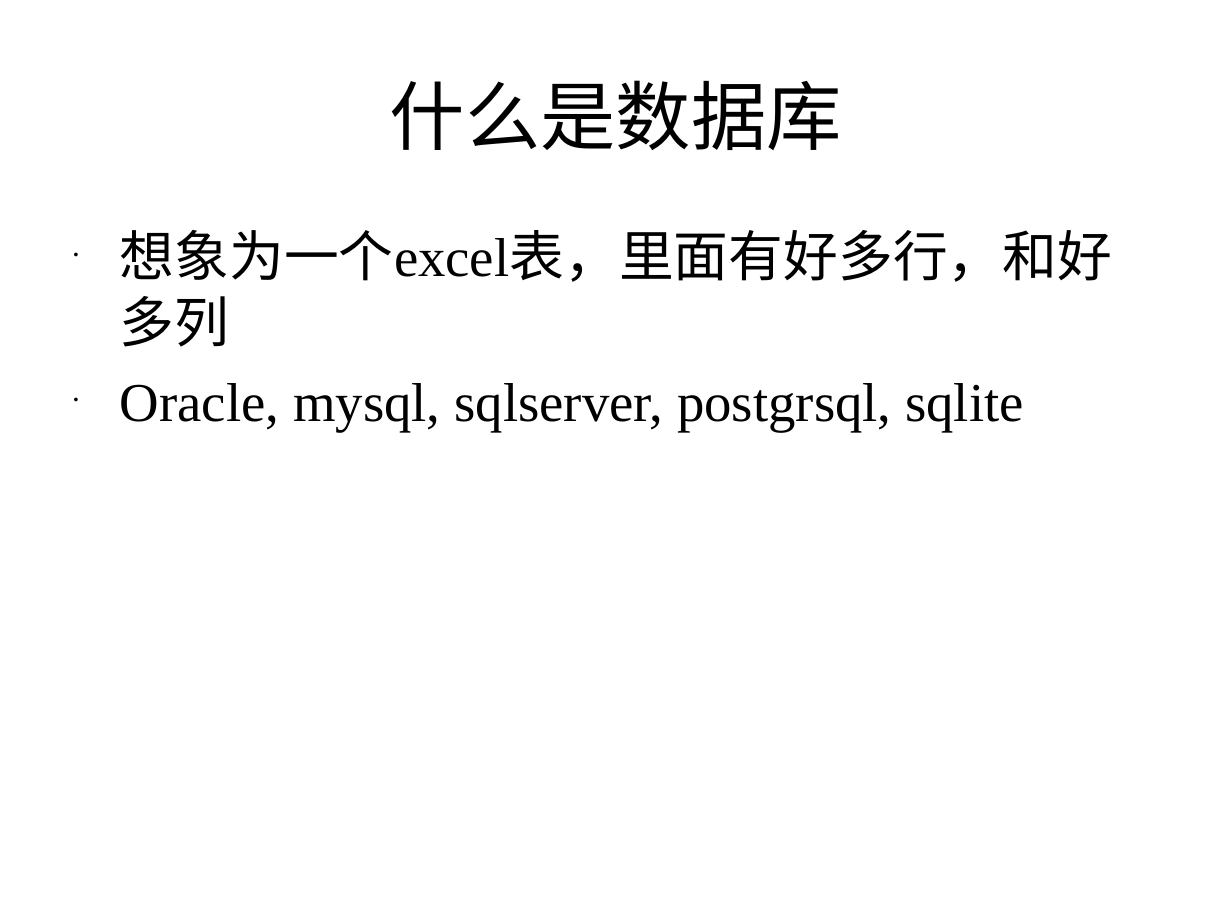
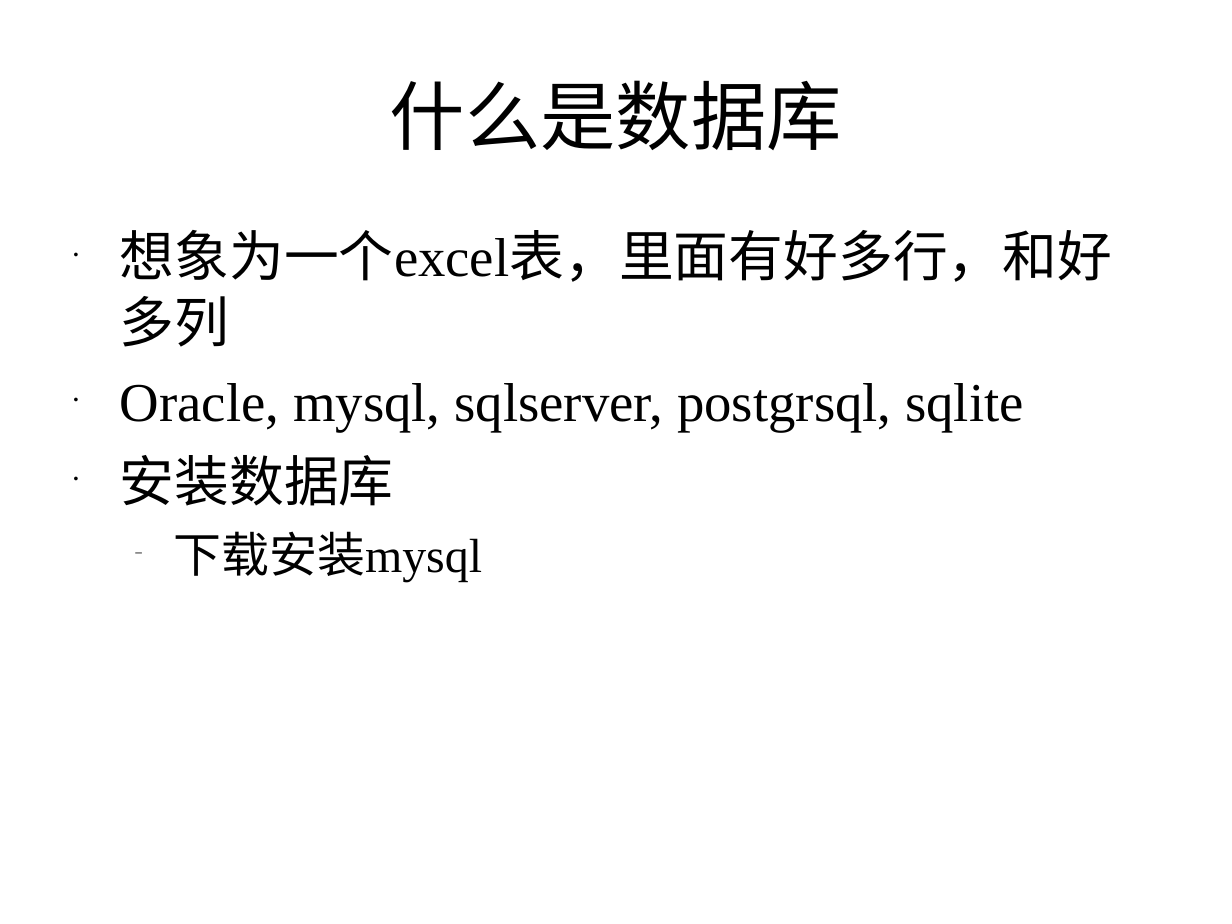
Before and after one commit to zhutao2015/JavaCourse, a slide deck: slide 2 of lesson11/DB.ppt. Drawn at 1232x924 pixels with LibreOffice and Linux fonts; fonts in the diff are those of the drawing. Boxes give left, top, right and bottom in pixels: in the first picture for what was removed or moved away, otherwise in the second. Text is boxed around its words. In the diff, an @@ line names an element or a change of style, - is before the commit and + after.

```diff
--- a/lesson11/DB.ppt
+++ b/lesson11/DB.ppt
@@ text at (120, 455, 482, 583): paragraphs added @@
+• 安装数据库
+  – 下载安装mysql
```
Also in this commit, not shown: 2 other slides changed.
